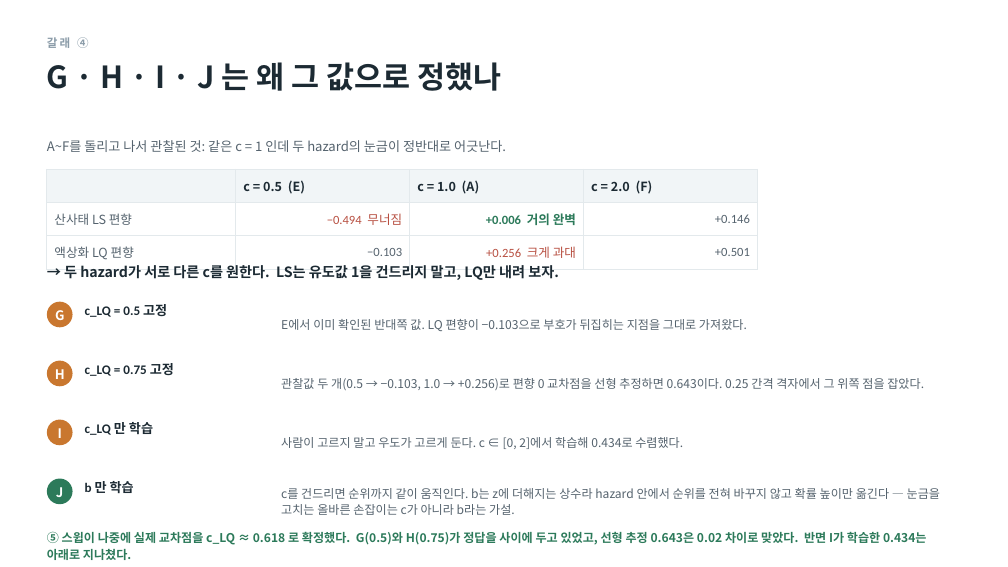
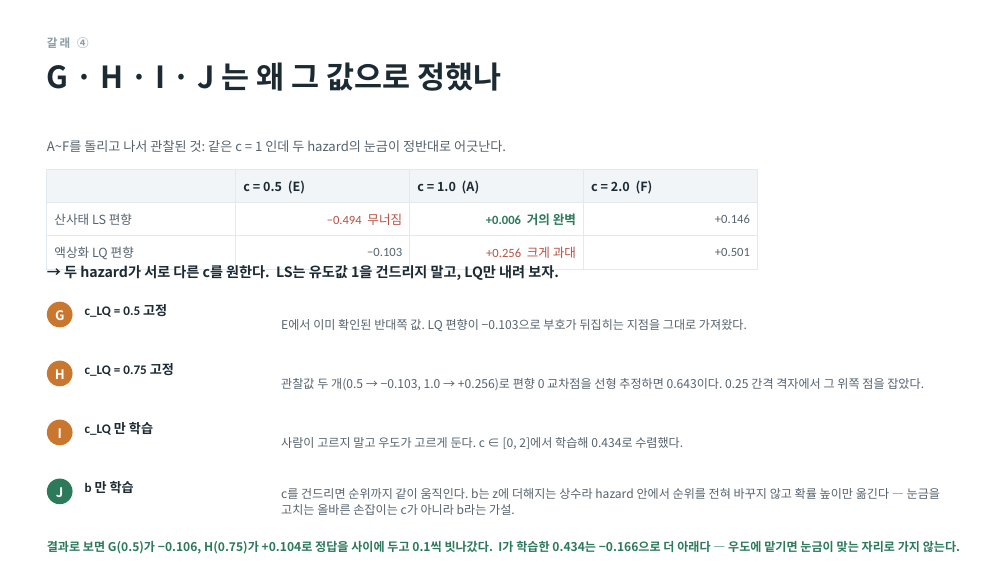
Before and after one commit to minji1217/pilotA-minji, a slide deck: slide 10 of docs/후속실험3_발표.pptx. Drawn at 1008x567 pixels with LibreOffice and Linux fonts; fonts in the diff are those of the drawing. Boxes give left, top, right and bottom in pixels: in the first picture for what was removed or moved away, otherwise in the second. Text is boxed around its words. In the diff, an @@ line names an element or a change of style, - is before the commit and + after.

```diff
--- a/docs/후속실험3_발표.pptx
+++ b/docs/후속실험3_발표.pptx
@@ text at bbox=[47, 541, 960, 554]: text changed @@
-⑤ 스윕이 나중에 실제 교차점을 c_LQ ≈ 0.618 로 확정했다. G(0.5)와 H(0.75)가 정답을 사이에 두고 있었고, 선형 추정 0.643은 0.02 차이로 맞았다. 반면 I가 학습한 0.434는 아래로 지나쳤다.
+결과로 보면 G(0.5)가 −0.106, H(0.75)가 +0.104로 정답을 사이에 두고 0.1씩 빗나갔다. I가 학습한 0.434는 −0.166으로 더 아래다 — 우도에 맡기면 눈금이 맞는 자리로 가지 않는다.
```
Also in this commit, not shown: 13 other slides changed, 5 slides removed, 11 other files.
